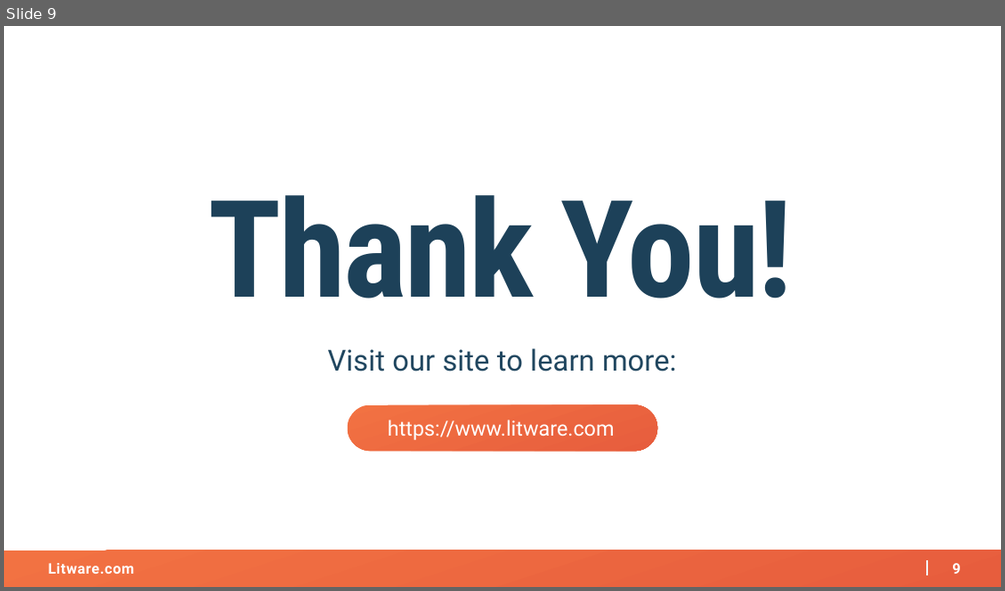
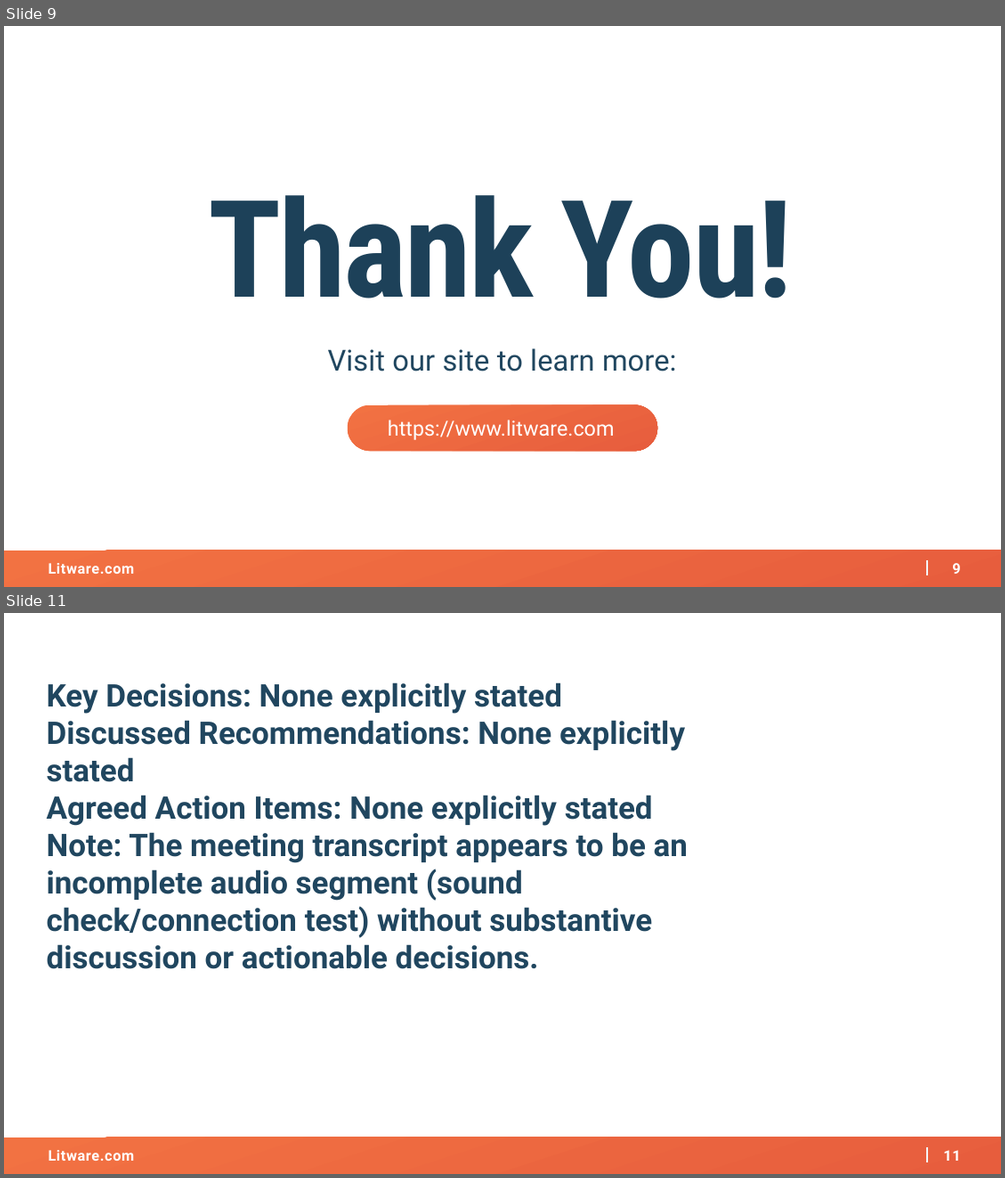
Before and after one commit to AKercha1/justtemporary, a slide deck: create-a-project-from-cost-opt-20260216170628/artifacts/kickoff-deck.pptx. Shown one above the other, each under a label of ours: slide 9 before the commit, slides 9 and 11 after it; the slides between them are not shown. The pictures are 1005x591 and 1005x1178 pixels, drawn with LibreOffice and Linux fonts; fonts in the diff are those of the drawing; background and template pictures are left out. Boxes give left, top, right and bottom in pixels: in the first picture for what was removed or moved away, otherwise in the second. Text is boxed around its words. In the diff, an @@ line names an element or a change of style, - is before the commit and + after.

```diff
--- a/create-a-project-from-cost-opt-20260216170628/artifacts/kickoff-deck.pptx
+++ b/create-a-project-from-cost-opt-20260216170628/artifacts/kickoff-deck.pptx
@@ slide 11 added at (x1=4, y1=613, x2=1001, y2=1174), background #FFFFFF; not listed: 4 template elements that a slide beside it also shows @@
@@ text added at (x1=47, y1=682, x2=688, y2=969), 30 pt, text #20465F, bold @@
+Key Decisions: None explicitly stated
+Discussed Recommendations: None explicitly stated
+Agreed Action Items: None explicitly stated
+Note: The meeting transcript appears to be an incomplete audio segment (sound check/connection test) without substantive discussion or actionable decisions.
```
Also in this commit, not shown: 1 other slide added.
